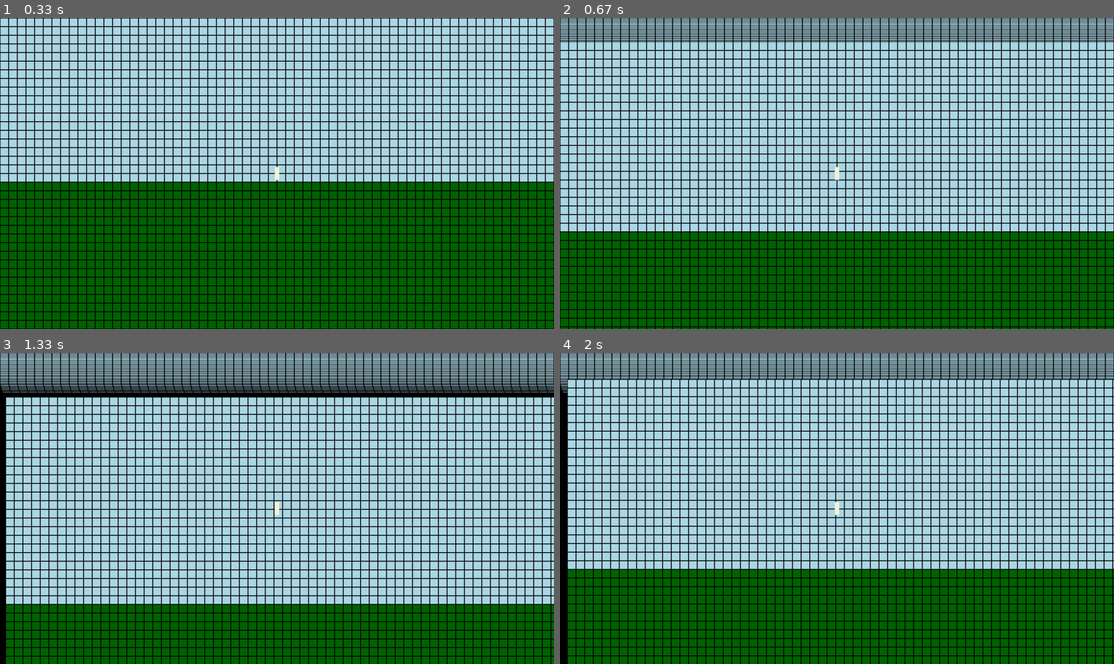
Above: before the commit, frames 1-4 (two rows, left to right).
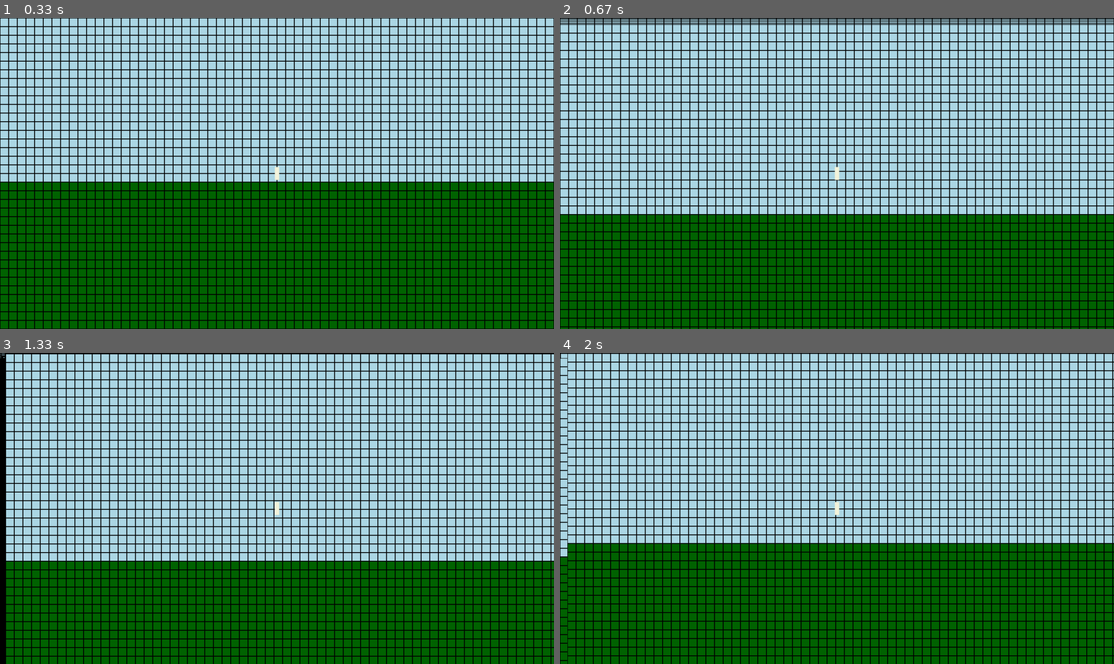
Above: after the commit, the same moments.

Repository: fuyther/pygame_project
Game: pygame game, started from main.py
The game is run twice, just before and just after one commit, with the same random seed, the same clock (stepped at 60 frames per second) and the same inputs.
Inputs:
- Up to frame 1 (0.33 s): no input
- Up to frame 2 (0.67 s): tap Space at 0.33 s
- Up to frame 3 (1.33 s): hold D 0.67-1.13 s; hold D from 1.17 s (still down)
- Up to frame 4 (2 s): release D at 1.63 s; hold A from 1.67 s (still down)

Frame 1 is identical in both runs. In frame 2, 11% of the frame differs, in the area x 0-100%, y 0-69%; in frame 3, 25%, in the area x 0-100%, y 0-81%; in frame 4, 16%.

Commit message:
world_continiuous_problem_solved

Diff:
--- a/main.py
+++ b/main.py
@@ -5,16 +5,16 @@
 
 class World:
     def __init__(self, typ="standard"):
-        self.table = np.zeros(10000, dtype=int)
-        self.table[5000:] = np.ones(5000, dtype=int)
-        self.table = self.table.reshape(100, 100)
+        self.table = np.zeros(1000000, dtype=int)
+        self.table[500000:] = np.ones(500000, dtype=int)
+        self.table = self.table.reshape(1000, 1000)
         self.lst_objects = []
-        self.border = self.table[int(50 - (360 + 15) / 20): int(50 + (360 - 15) / 20),
-                                 int(50 - 640 / 20): int(50 + 640 / 20)]
+        self.border = self.table[int(500 - (360 + 15) / 20)//1: int(500 + (360 - 15) / 20)//1,
+                                 int(500 - 640 / 20)//1: int(500 + 640 / 20)//1]
 
     def update(self, x, y):
-        self.border = self.table[int(50 - (360 + 15) / 20 - y/20): int(50 + (360 - 15) / 20 - y/20),
-                                 int(x/20 + 50 - 640 / 20): int(x/20 + 50 + 640 / 20)]
+        self.border = self.table[int(500 - (360 + 15) / 20 - y/20)//1: int(500 + (360 - 15) / 20 - y/20)//1,
+                                 int(x/20 + 500 - 640 / 20)//1: int(x/20 + 500 + 640 / 20)//1]
 
     def append(self, obj):
         self.lst_objects.append(obj)
@@ -61,16 +61,19 @@
 world1.append(main_char)
 running = True
 while running:
-    if world1.table[50-ov_mod(main_char.y / 20)][int(main_char.x / 20) + 50] == 1:
-        main_char.status = "on_ground"
-        main_char.a_v = 0
-        main_char.v_v = 0
-        main_char.hp -= main_char.v_v // 40
-        if main_char.hp < 0:
-            main_char.hp = 0
-    elif world1.table[50-ov_mod(main_char.y / 20)][int(main_char.x / 20) + 50] == 0:
-        main_char.status = "in_air"
-        main_char.a_v = 0 - 9.8 * 20
+    try:
+        if world1.table[500 - ov_mod(main_char.y / 20)][int(main_char.x / 20) + 500] == 1:
+            main_char.status = "on_ground"
+            main_char.a_v = 0
+            main_char.v_v = 0
+            main_char.hp -= main_char.v_v // 40
+            if main_char.hp < 0:
+                main_char.hp = 0
+        elif world1.table[500 - ov_mod(main_char.y / 20)][int(main_char.x / 20) + 500] == 0:
+            main_char.status = "in_air"
+            main_char.a_v = 0 - 9.8 * 20
+    except IndexError:
+        pass
     for event in pygame.event.get():
         if event.type == pygame.QUIT:
             running = False
@@ -89,32 +92,35 @@
             if event.key == pygame.K_a:
                 main_char.v_h = 0
                 main_char.a_h = 0
-    if main_char.a_h != 0 or main_char.v_h != 0:
-        if abs(main_char.v_h) >= 800:
-            pass
-        else:
-            main_char.v_h = main_char.v_h + main_char.a_h * clock.get_time()/1000
-        main_char.x = main_char.x + main_char.v_h * clock.get_time()/1000 +\
-            (main_char.a_h * ((clock.get_time()/1000) ** 2)) / 2
-        world1.update(main_char.x, main_char.y)
-    if main_char.a_v != 0 or main_char.v_v != 0:
-        if abs(main_char.v_v) >= 800:
-            pass
-        else:
-            main_char.v_v = main_char.v_v + main_char.a_v * clock.get_time() / 1000
-        main_char.y = main_char.y + main_char.v_v * clock.get_time() / 1000 + \
-            (main_char.a_v * ((clock.get_time() / 1000) ** 2)) / 2
-        world1.update(main_char.x, main_char.y)
+    try:
+        if main_char.a_h != 0 or main_char.v_h != 0:
+            if abs(main_char.v_h) >= 800:
+                pass
+            else:
+                main_char.v_h = main_char.v_h + main_char.a_h * clock.get_time()/1000
+            main_char.x = main_char.x + main_char.v_h * clock.get_time()/1000 +\
+                (main_char.a_h * ((clock.get_time()/1000) ** 2)) / 2
+            world1.update(main_char.x, main_char.y)
+        if main_char.a_v != 0 or main_char.v_v != 0:
+            if abs(main_char.v_v) >= 800:
+                pass
+            else:
+                main_char.v_v = main_char.v_v + main_char.a_v * clock.get_time() / 1000
+            main_char.y = main_char.y + main_char.v_v * clock.get_time() / 1000 + \
+                (main_char.a_v * ((clock.get_time() / 1000) ** 2)) / 2
+            world1.update(main_char.x, main_char.y)
+    except IndexError:
+        pass
     w, h = pygame.display.get_surface().get_size()
     ch_w = main_char.weight
     ch_h = main_char.height
     for index, row in enumerate(world1.border):
         for jandex, block in enumerate(row):
             if block == 1:
-                pygame.draw.rect(screen, pygame.Color("dark green"), (main_char.x // 1 + jandex * 20, (main_char.y // 1 + index * 20), 20, 20))
+                pygame.draw.rect(screen, pygame.Color("dark green"), ((main_char.x % 20) + jandex * 20, ((main_char.y % 20) + index * 20), 20, 20))
             else:
-                pygame.draw.rect(screen, pygame.Color("light blue"), (main_char.x // 1 + jandex * 20, (main_char.y // 1 + index * 20), 20, 20))
-            pygame.draw.rect(screen, pygame.Color("black"), (main_char.x // 1 + jandex * 20, (main_char.y // 1 + index * 20), 20, 20), 1)
+                pygame.draw.rect(screen, pygame.Color("light blue"), ((main_char.x % 20) + jandex * 20, ((main_char.y % 20) + index * 20), 20, 20))
+            pygame.draw.rect(screen, pygame.Color("black"), ((main_char.x % 20) + jandex * 20, ((main_char.y % 20) + index * 20), 20, 20), 1)
     pygame.draw.rect(screen, main_char.color, (w // 2 - ch_w // 2, h // 2 - ch_h // 2, ch_w, ch_h))
     pygame.display.flip()
     print(clock.get_time(), main_char.y, main_char.x, main_char.v_v, main_char.v_h, main_char.a_v, main_char.status)
